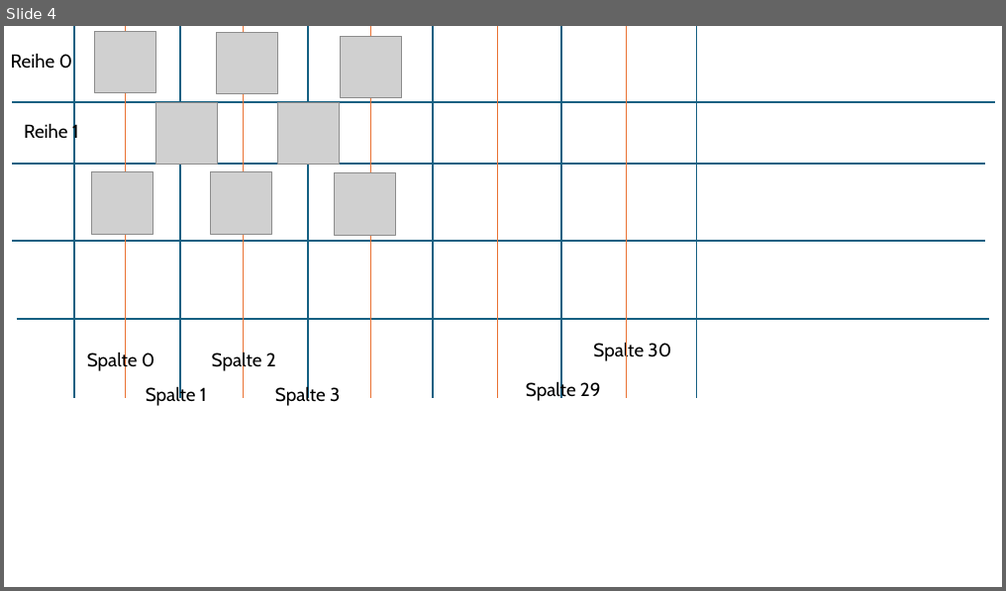
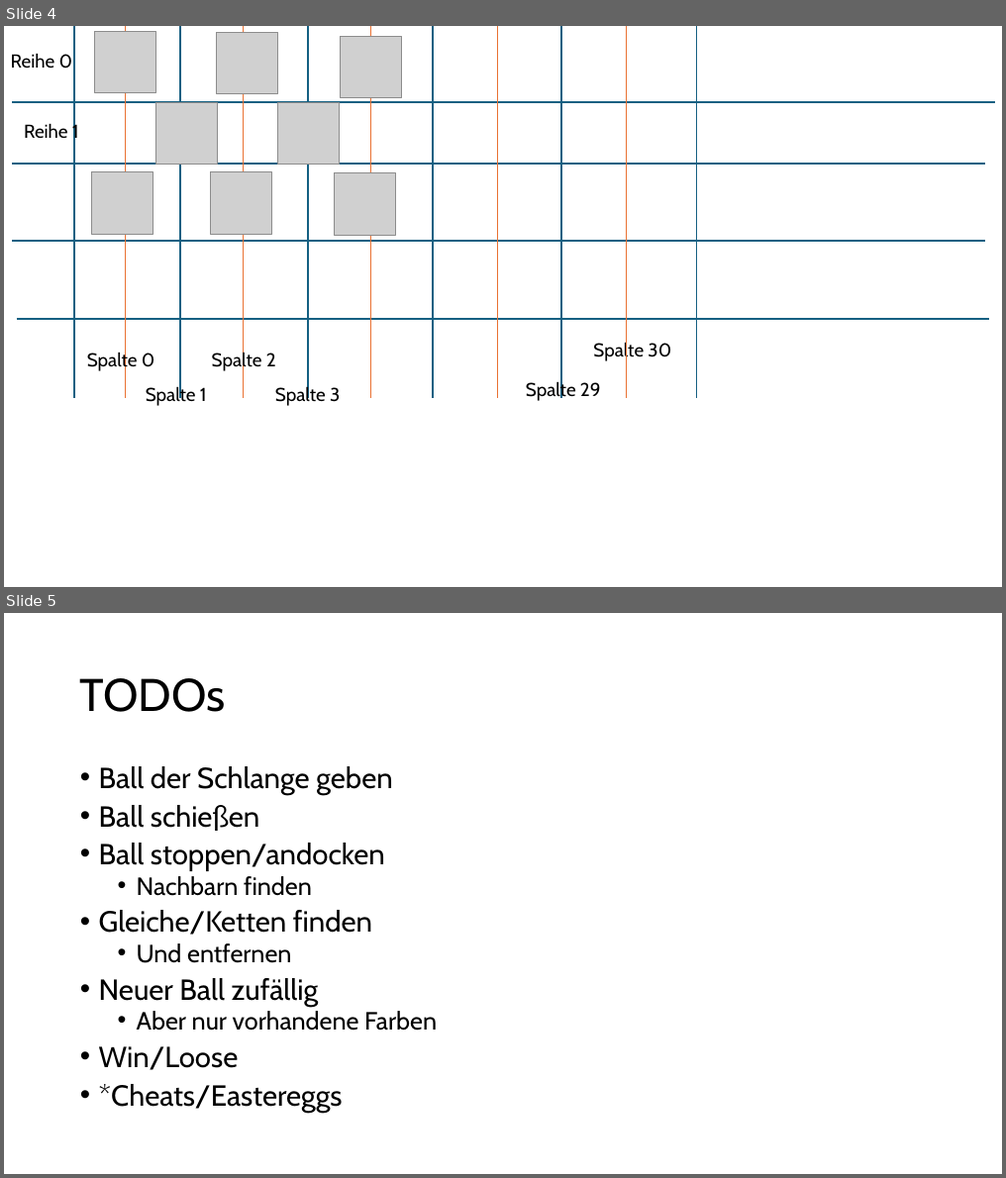
Before and after one commit to sdiddens/PythonicBubbleSaga, a slide deck: slides.pptx. Shown one above the other, each under a label of ours: slide 4 before the commit, slides 4 and 5 after it. The pictures are 1006x591 and 1006x1178 pixels, drawn with LibreOffice and Linux fonts; fonts in the diff are those of the drawing; grey boxes stand for pictures. Boxes give left, top, right and bottom in pixels: in the first picture for what was removed or moved away, otherwise in the second. Text is boxed around its words. In the diff, an @@ line names an element or a change of style, - is before the commit and + after.

```diff
--- a/slides.pptx
+++ b/slides.pptx
@@ slide 5 added at box(4, 613, 1002, 1174), background #FFFFFF @@
@@ title added at box(80, 678, 226, 712), 44 pt, text #000000 @@
+TODOs
@@ text added at box(99, 766, 437, 1113), 28 pt, text #000000 @@
+• Ball der Schlange geben
+• Ball schießen
+• Ball stoppen/andocken
+  • Nachbarn finden
+• Gleiche/Ketten finden
+  • Und entfernen
+• Neuer Ball zufällig
+  • Aber nur vorhandene Farben
+• Win/Loose
+• *Cheats/Eastereggs
```
Also in this commit, not shown: 1 other slide added, 1 other file.
